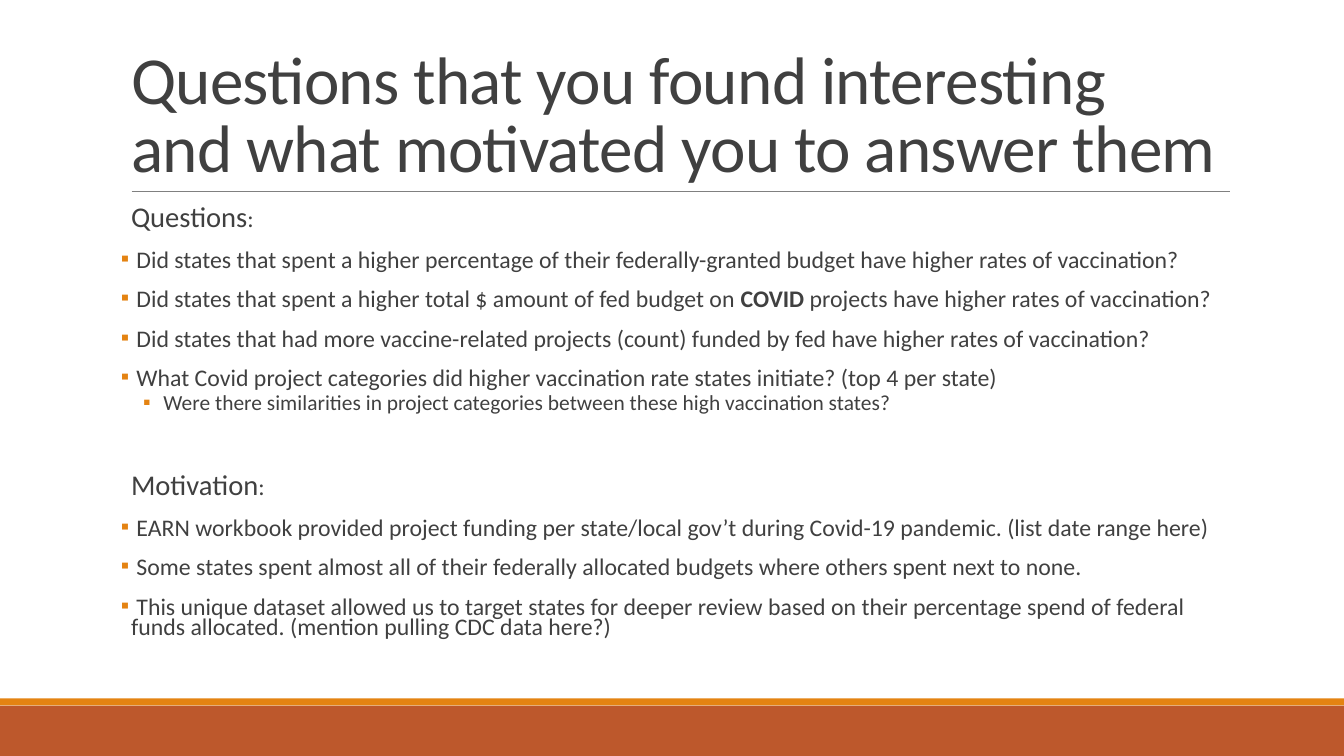
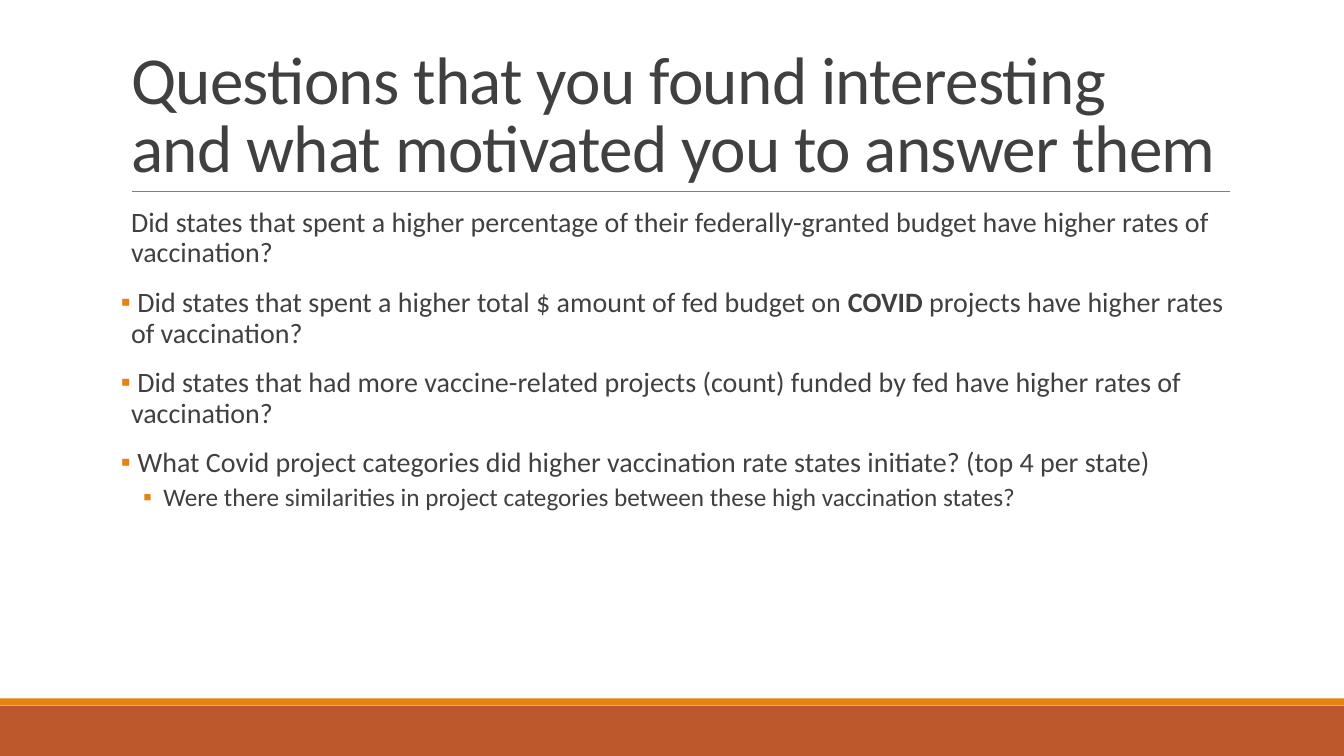
Before and after one commit to Evdawg/Project_1_Covid_Data, a slide deck: slide 16 of Project notes.pptx (slide 14 before the commit). Drawn at 1344x756 pixels with LibreOffice and Linux fonts; fonts in the diff are those of the drawing. Boxes give left, top, right and bottom in pixels: in the first picture for what was removed or moved away, otherwise in the second. Text is boxed around its words. In the diff, an @@ line names an element or a change of style, - is before the commit and + after.

```diff
--- a/Project notes.pptx
+++ b/Project notes.pptx
@@ text "Did states that spent a ..." at (131,212,1223,511): size 17 to 20 pt in "Did states that spent a higher percentage ...", "Did states that spent a higher total ...", "Did states that had more vaccine-related projects ...", "What Covid project categories did higher vaccination ..."; size 15.3 to 18 pt in "Were there similarities in project categories between ..."; bullet ▪ to  ; line spacing 0.7 to 0.9 @@
@@ text at (131,207,247,231): paragraph removed @@
-  Questions:
@@ text at (131,475,1208,639): paragraphs removed @@
-  Motivation:
-▪ EARN workbook provided project funding per state/local gov’t during Covid-19 pandemic. (list date range here)
-▪ Some states spent almost all of their federally allocated budgets where others spent next to none.
-▪ This unique dataset allowed us to target states for deeper review based on their percentage spend of federal funds allocated. (mention pulling CDC data here?)
```
Also in this commit, not shown: 3 other slides changed, 2 slides added.
